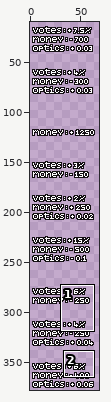
A pixel-art file gets an edit: Images/Effects_Texts/Effects_Sheet.aseprite. Above, an overview of the earlier version with the close-up marked.
Close-up. Earlier state:
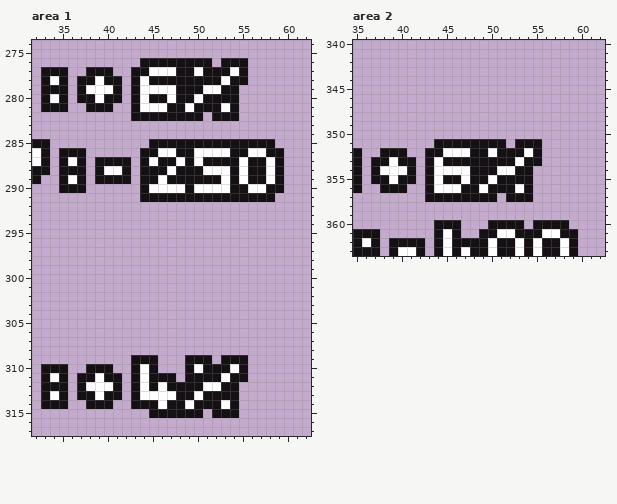
124x378 pixels, 1 frame. Shown: area 1: x 32..62, y 274..317; area 2: x 35..62, y 340..363. The wide view leaves out empty margins. The commit also changed other parts of the picture, which this record leaves out.
Now the later version:
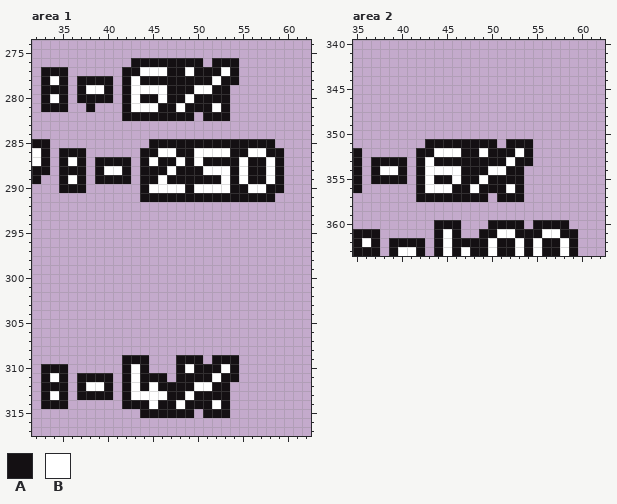
Palette (. is transparent): A #141013  B #ffffff
Diff:
layer "Reversed/incredible" added
layer "incredible" removed
Area 1:
y 276: x 43 . -> A; x 51..52 A. -> .A; x 55 A -> .
y 277: x 38..40 AAA -> ...; x 42 . -> A; x 44 A -> B; x 47 B -> A; x 49..50 AB -> BA; x 53..55 ABA -> BA.
y 278: x 39 B -> A; x 41..44 A.AB -> .ABA; x 52..53 AB -> BA; x 55 A -> .
y 279: x 40..43 BA.A -> A.AB; x 47 B -> A; x 50 A -> B; x 52 B -> A; x 54 A -> .
y 280: x 39 B -> A; x 41..44 A.AB -> .ABA; x 46..47 AB -> BA; x 49..50 AB -> BA; x 54 A -> .
y 281: x 39..40 AA -> ..; x 42..43 .A -> AB; x 46 B -> A; x 48..49 AB -> BA; x 52..54 ABA -> BA.
y 282: x 42 . -> A; x 50..51 A. -> .A; x 54 A -> .
y 309: x 42 . -> A; x 45 A -> .; x 48 . -> A; x 51..52 A. -> .A; x 55 A -> .
y 310: x 38..40 AAA -> ...; x 42..45 .ABA -> ABA.; x 48..50 .AB -> ABA; x 53..55 ABA -> BA.
y 311: x 39 B -> A; x 41..44 A.AB -> .ABA; x 47..48 A. -> .A; x 52..53 AB -> BA; x 55 A -> .
y 312: x 40..46 BA.ABAB -> A.ABABA; x 50 A -> B; x 52 B -> A; x 54 A -> .
y 313: x 39 B -> A; x 41..43 A.A -> .AB; x 47 B -> A; x 49..50 AB -> BA; x 54 A -> .
y 314: x 38..40 AAA -> ...; x 42 . -> A; x 45..46 AB -> BA; x 48..49 AB -> BA; x 52..54 ABA -> BA.
y 315: x 44 . -> A; x 50..51 A. -> .A; x 54 A -> .
Area 2:
y 351: x 43 . -> A; x 51..52 A. -> .A; x 55 A -> .
y 352: x 38..40 AAA -> ...; x 42 . -> A; x 44 A -> B; x 47 B -> A; x 49..50 AB -> BA; x 53..55 ABA -> BA.
y 353: x 39 B -> A; x 41..44 A.AB -> .ABA; x 52..53 AB -> BA; x 55 A -> .
y 354: x 40..43 BA.A -> A.AB; x 47 B -> A; x 50 A -> B; x 52 B -> A; x 54 A -> .
y 355: x 39 B -> A; x 41..44 A.AB -> .ABA; x 46..47 AB -> BA; x 49..50 AB -> BA; x 54 A -> .
y 356: x 38..40 AAA -> ...; x 42..43 .A -> AB; x 46 B -> A; x 48..49 AB -> BA; x 52..54 ABA -> BA.
y 357: x 42 . -> A; x 50..51 A. -> .A; x 54 A -> .
